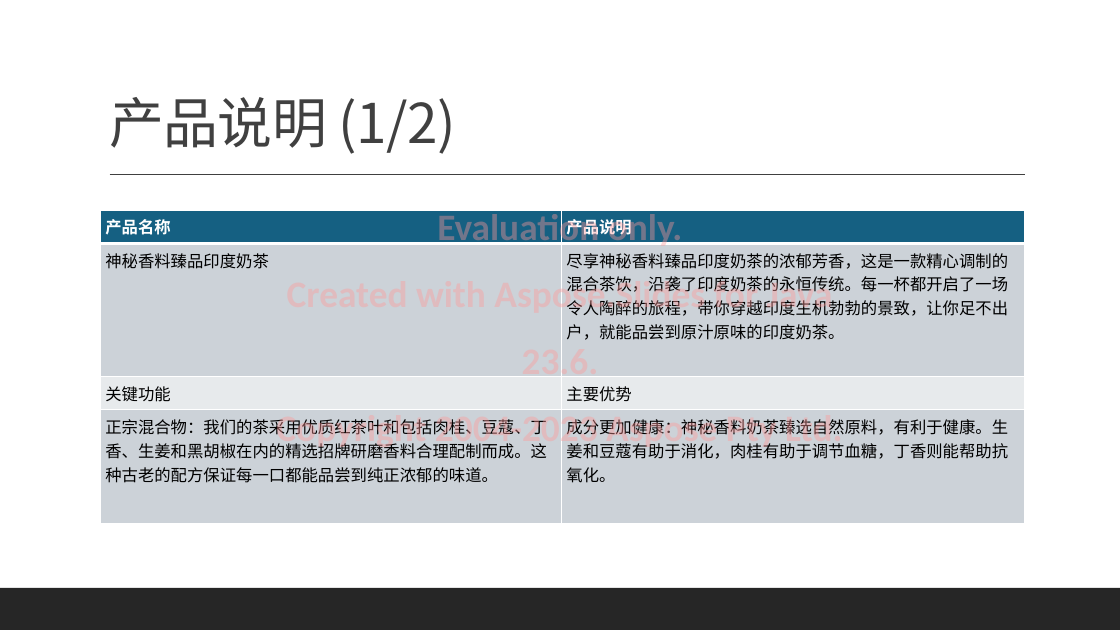
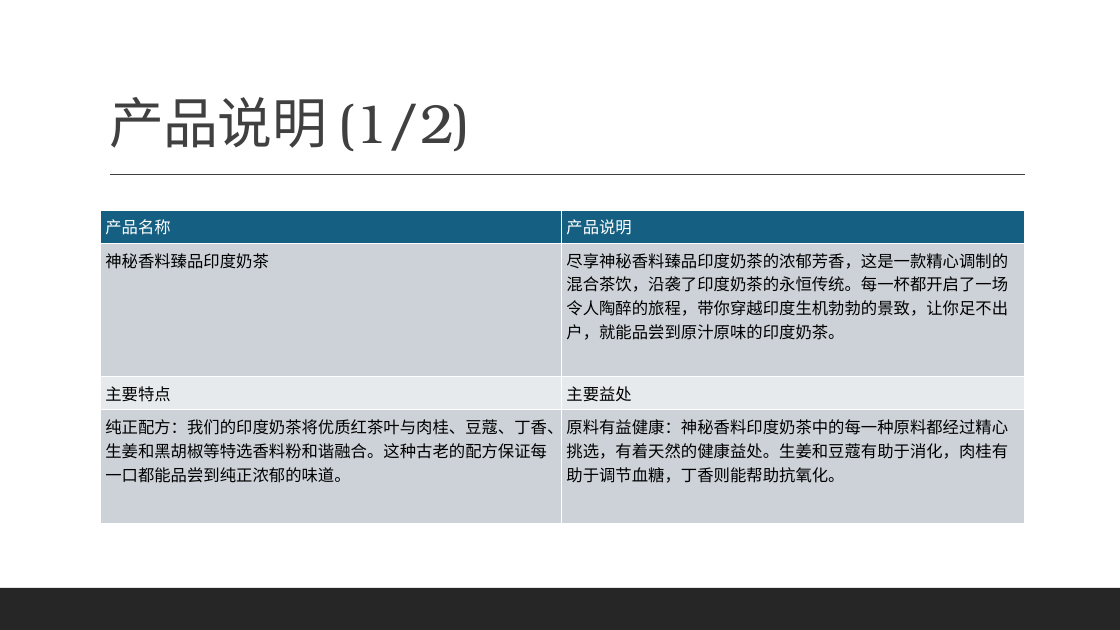
Before and after one commit to MicrosoftLearning/MS-4004-Empower-workforce-copilot-use-cases.zh-cn, a slide deck: slide 5 of ResourceFiles/Mystic Spice Premium Chai Market Analysis Presentation.pptx. Drawn at 1120x630 pixels with LibreOffice and Linux fonts; fonts in the diff are those of the drawing. Boxes give left, top, right and bottom in pixels: in the first picture for what was removed or moved away, otherwise in the second. Text is boxed around its words. In the diff, an @@ line names an element or a change of style, - is before the commit and + after.

```diff
--- a/ResourceFiles/Mystic Spice Premium Chai Market Analysis Presentation.pptx
+++ b/ResourceFiles/Mystic Spice Premium Chai Market Analysis Presentation.pptx
@@ title "产品说明 (1/2)" at <box>109,97,471,151</box>: font Noto Sans CJK SC to TeX Gyre Bonum @@
@@ text removed at <box>276,209,843,451</box> @@
-Evaluation only.
-Created with Aspose.Slides for Java 23.6.
-Copyright 2004-2023 Aspose Pty Ltd.
@@ table at <box>101,210,1025,523</box> @@
-row 3, column 1: 关键功能
+row 3, column 1: 主要特点
-row 3, column 2: 主要优势
+row 3, column 2: 主要益处
-row 4, column 1: 正宗混合物：我们的茶采用优质红茶叶和包括肉桂、豆蔻、丁香、生姜和黑胡椒在内的精选招牌研磨香料合理配制而成。这种古老的配方保证每一口都能品尝到纯正浓郁的味道。
+row 4, column 1: 纯正配方：我们的印度奶茶将优质红茶叶与肉桂、豆蔻、丁香、生姜和黑胡椒等特选香料粉和谐融合。这种古老的配方保证每一口都能品尝到纯正浓郁的味道。
-row 4, column 2: 成分更加健康：神秘香料奶茶臻选自然原料，有利于健康。生姜和豆蔻有助于消化，肉桂有助于调节血糖，丁香则能帮助抗氧化。
+row 4, column 2: 原料有益健康：神秘香料印度奶茶中的每一种原料都经过精心挑选，有着天然的健康益处。生姜和豆蔻有助于消化，肉桂有助于调节血糖，丁香则能帮助抗氧化。
@@ font Noto Sans CJK SC to Lato in "产品名称", "产品说明", "神秘香料臻品印度奶茶", "尽享神秘香料臻品印度奶茶的浓郁芳香，这是一款精心调制的混合茶饮，沿袭了印度奶茶的永恒传统。每一杯都开启了一场令人陶醉的旅 ..." @@
@@ bold off in "产品名称", "产品说明" @@
```
Also in this commit, not shown: 13 other slides changed, 18 other files.
